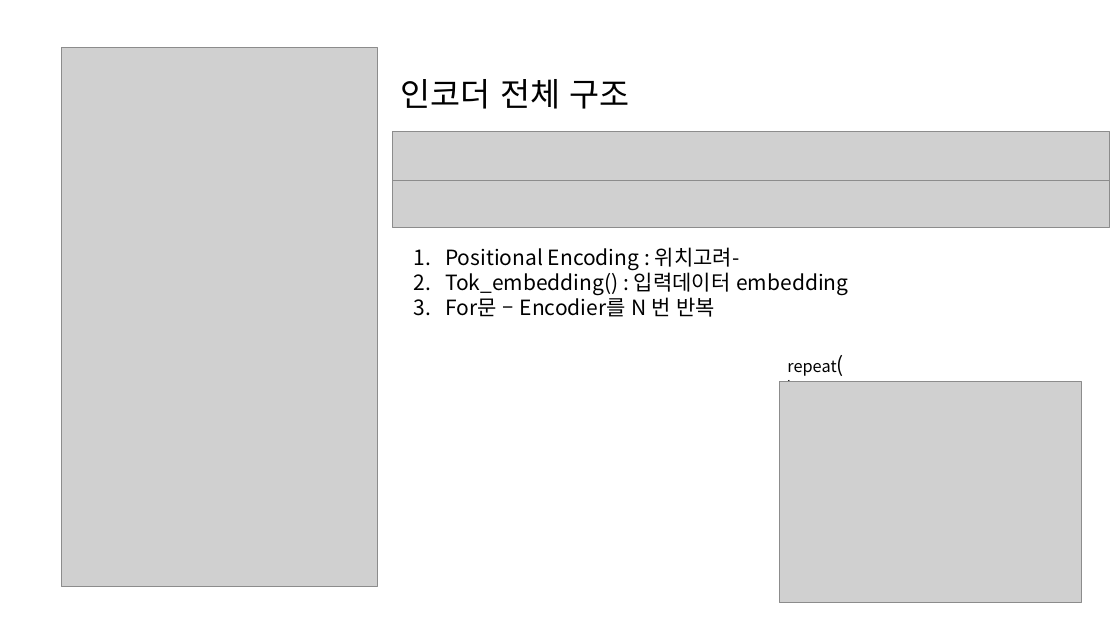
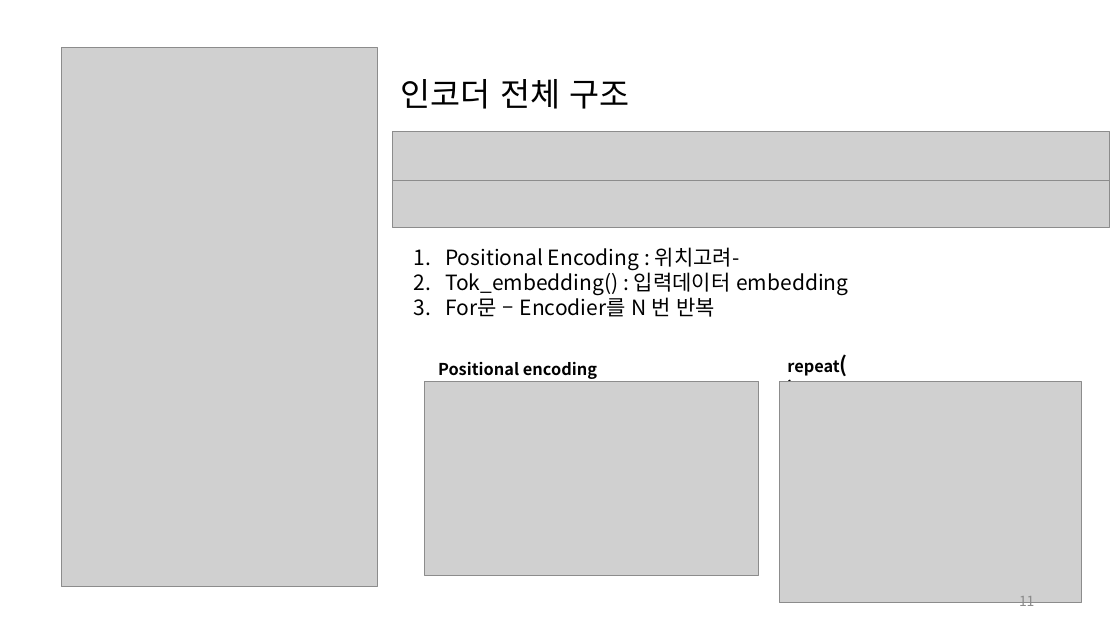
Before and after one commit to team-fairy/JunCheol, a slide deck: slide 11 of Presentation_resource/Masked Self Attention.pptx. Drawn at 1120x630 pixels with LibreOffice and Linux fonts; fonts in the diff are those of the drawing; grey boxes stand for pictures. Boxes give left, top, right and bottom in pixels: in the first picture for what was removed or moved away, otherwise in the second. Text is boxed around its words. In the diff, an @@ line names an element or a change of style, - is before the commit and + after.

```diff
--- a/Presentation_resource/Masked Self Attention.pptx
+++ b/Presentation_resource/Masked Self Attention.pptx
@@ text "repeat()" at (787,360,840,376): bold on @@
@@ picture added at (424,381,759,576) @@
@@ text added at (438,362,597,379), 14 pt, text #000000, bold @@
+Positional encoding
@@ page number added at (1019,596,1035,610), 12 pt, text #8C8C8C @@
+11
```
Also in this commit, not shown: 13 other slides changed.
